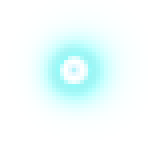
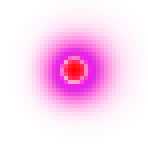
The second (148, 144) image is a revision of the first. Changes to its layers:
added group "Group 2" with 3 layers above "Group 1" over [12,0,148,136]
added layer "000_Bullet00 copy 2" (80%) in group "Group 2" over [12,0,148,136]
added layer "Layer 6" in group "Group 2" over [68,64,80,76]
added layer "000_Bullet00 copy" in group "Group 2" over [12,0,148,136]
hid group "Group 1" (5 layers) over [12,0,148,136]
